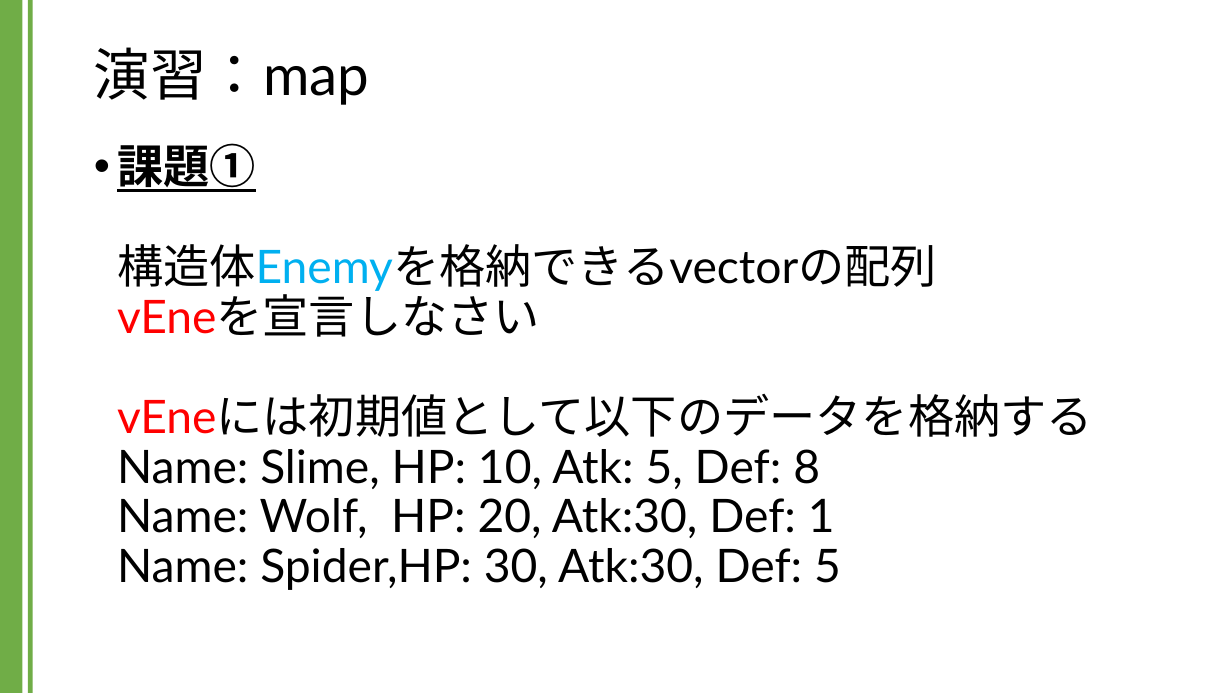
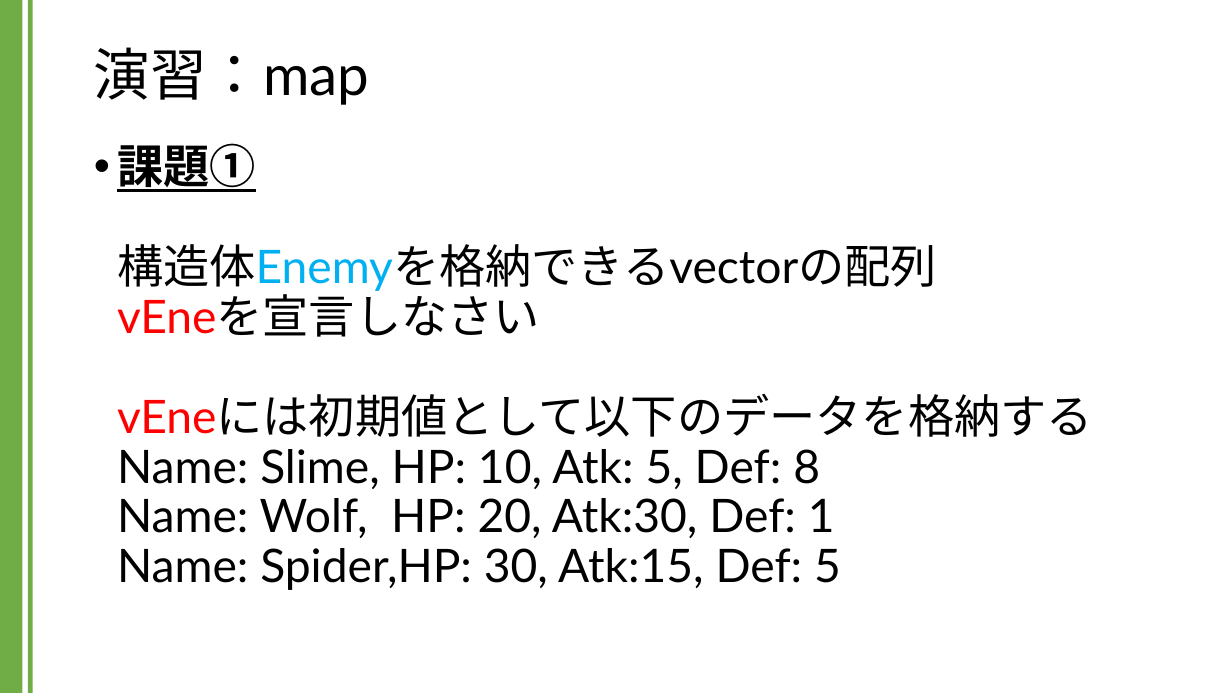
Before and after one commit to kic-murata/cpp2024, a slide deck: slide 3 of 授業資料/演習課題：map.pptx. Drawn at 1232x693 pixels with LibreOffice and Linux fonts; fonts in the diff are those of the drawing. Boxes give left, top, right and bottom in pixels: in the first picture for what was removed or moved away, otherwise in the second. Text is boxed around its words. In the diff, an @@ line names an element or a change of style, - is before the commit and + after.

Commit message:
講義資料

```diff
--- a/授業資料/演習課題：map.pptx
+++ b/授業資料/演習課題：map.pptx
@@ text at bbox=[117, 143, 1093, 590]: text changed @@
-• 課題①
-  構造体Enemyを格納できるvectorの配列
-  vEneを宣言しなさい
-  vEneには初期値として以下のデータを格納する
-  Name: Slime, HP: 10, Atk: 5, Def: 8
-  Name: Wolf, HP: 20, Atk:30, Def: 1
-  Name: Spider,HP: 30, Atk:30, Def: 5
+• 課題①
+  構造体Enemyを格納できるvectorの配列
+  vEneを宣言しなさい
+  vEneには初期値として以下のデータを格納する
+  Name: Slime, HP: 10, Atk: 5, Def: 8
+  Name: Wolf, HP: 20, Atk:30, Def: 1
+  Name: Spider,HP: 30, Atk:15, Def: 5
```
